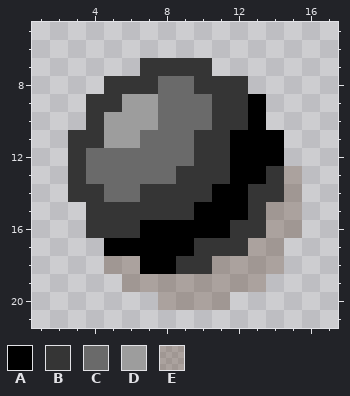
Edited in one commit: pixel-art sprite (resources/stones/stone_stand.png). This is how it looked before the edit.
The file is 72x92 pixels, drawn in blocks of 4x4; one block is one cell here. Shown: x 1..17, y 5..21.
Palette (. is transparent): A #000000  B #353535  C #6a6a6a  D #9d9d9d  E #48240b41
Pixels before, first column x 3:
 7 ....BBBB.....
 8 ..BBBCCBBB...
 9 .BBDDCCCBBA..
10 .BDDDCCCBBA..
11 BBDDCCCBBAAA.
12 BCCCCCCBBAAA.
13 BCCCCCBBBAABE
14 BBCCBBBBAABBE
15 .BBBBBBAAABEE
16 .BBBAAAAABBEE
17 ..AAAAABBBEE.
18 ..EEAABBEEEE.
19 ...EEEEEEEE..
20 .....EEEE....
New version:
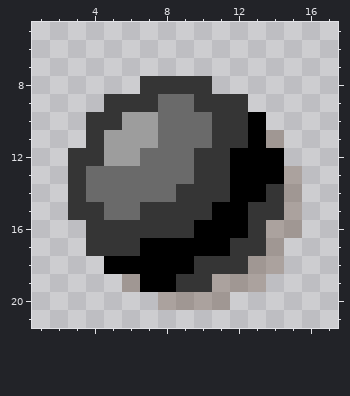
Changes in this commit:
{"y":7,"x":7,"old":"BBBB","new":"...."}
{"y":8,"x":5,"old":"BB","new":".."}
{"y":8,"x":8,"old":"CC","new":"BB"}
{"y":8,"x":11,"old":"BB","new":".."}
{"y":9,"x":4,"old":"B","new":"."}
{"y":9,"x":6,"old":"DD","new":"BB"}
{"y":9,"x":10,"old":"C","new":"B"}
{"y":9,"x":13,"old":"A","new":"."}
{"y":10,"x":5,"old":"D","new":"B"}
{"y":11,"x":3,"old":"B","new":"."}
{"y":11,"x":7,"old":"C","new":"D"}
{"y":11,"x":10,"old":"B","new":"C"}
{"y":11,"x":12,"old":"A","new":"B"}
{"y":11,"x":14,"old":"A","new":"E"}
{"y":12,"x":4,"old":"CCC","new":"BDD"}
{"y":13,"x":9,"old":"B","new":"C"}
{"y":13,"x":14,"old":"B","new":"A"}
{"y":14,"x":4,"old":"B","new":"C"}
{"y":14,"x":7,"old":"BB","new":"CC"}
{"y":14,"x":11,"old":"A","new":"B"}
{"y":14,"x":13,"old":"B","new":"A"}
{"y":15,"x":3,"old":".","new":"B"}
{"y":15,"x":5,"old":"BB","new":"CC"}
{"y":15,"x":10,"old":"A","new":"B"}
{"y":15,"x":14,"old":"E","new":"B"}
{"y":16,"x":7,"old":"AAA","new":"BBB"}
{"y":16,"x":12,"old":"B","new":"A"}
{"y":17,"x":4,"old":".AA","new":"BBB"}
{"y":17,"x":10,"old":"BB","new":"AA"}
{"y":17,"x":13,"old":"E","new":"B"}
{"y":18,"x":5,"old":"EE","new":"AA"}
{"y":18,"x":9,"old":"B","new":"A"}
{"y":18,"x":11,"old":"EE","new":"BB"}
{"y":19,"x":7,"old":"EEEE","new":"AABB"}
{"label":"changed","picture_box":[68,58,284,292]}
